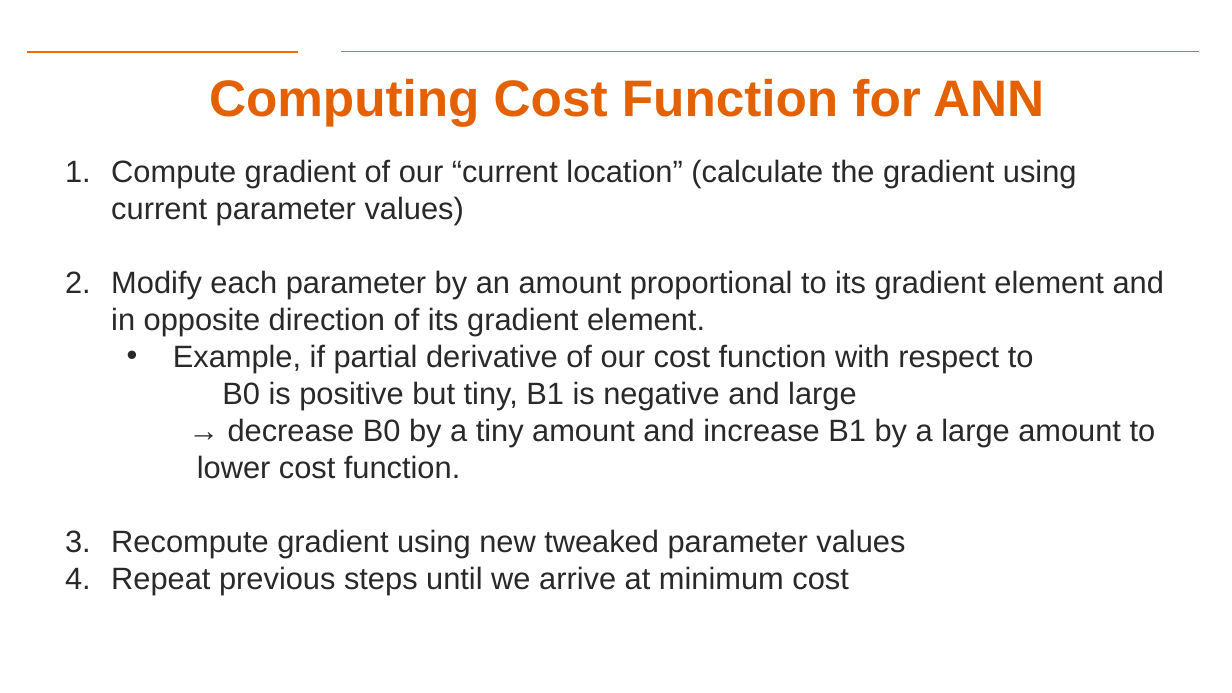
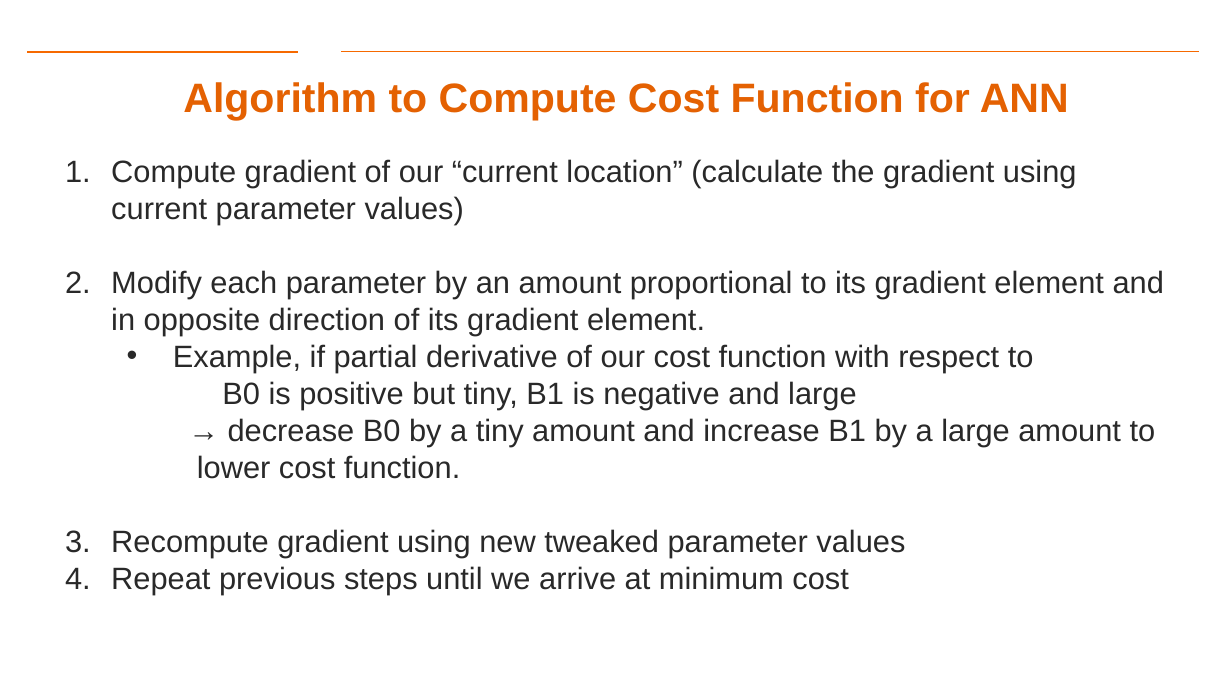
Before and after one commit to gk5951/RIT-DSCI-633-FDS, a slide deck: slide 43 of Syllabus/Lecture17/Lec17ANN.pptx. Drawn at 1232x693 pixels with LibreOffice and Linux fonts; fonts in the diff are those of the drawing; background and template pictures are left out. Boxes give left, top, right and bottom in pixels: in the first picture for what was removed or moved away, otherwise in the second. Text is boxed around its words. In the diff, an @@ line names an element or a change of style, - is before the commit and + after.

```diff
--- a/Syllabus/Lecture17/Lec17ANN.pptx
+++ b/Syllabus/Lecture17/Lec17ANN.pptx
@@ title at bbox=[183, 82, 1069, 120]: text changed; size 40 to 32 pt @@
-Computing Cost Function for ANN
+Algorithm to Compute Cost Function for ANN
```
Also in this commit, not shown: 5 other slides changed, 2 slides removed, 1 other file.
